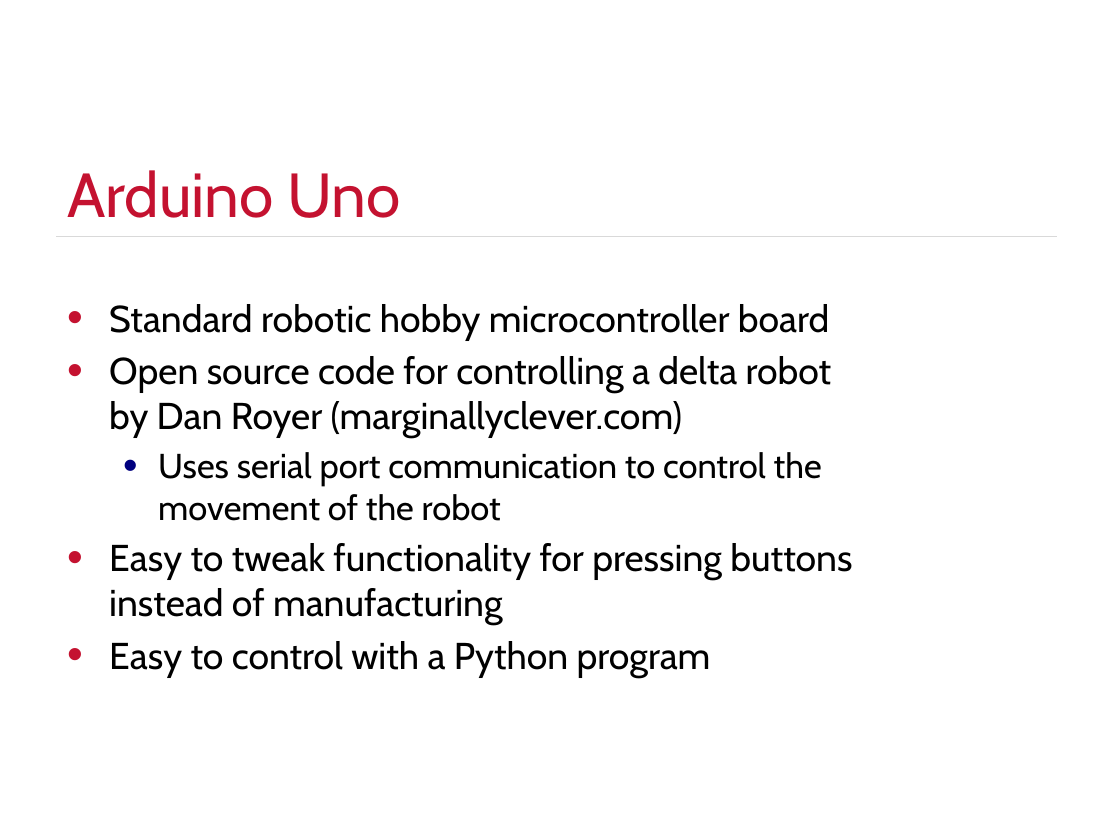
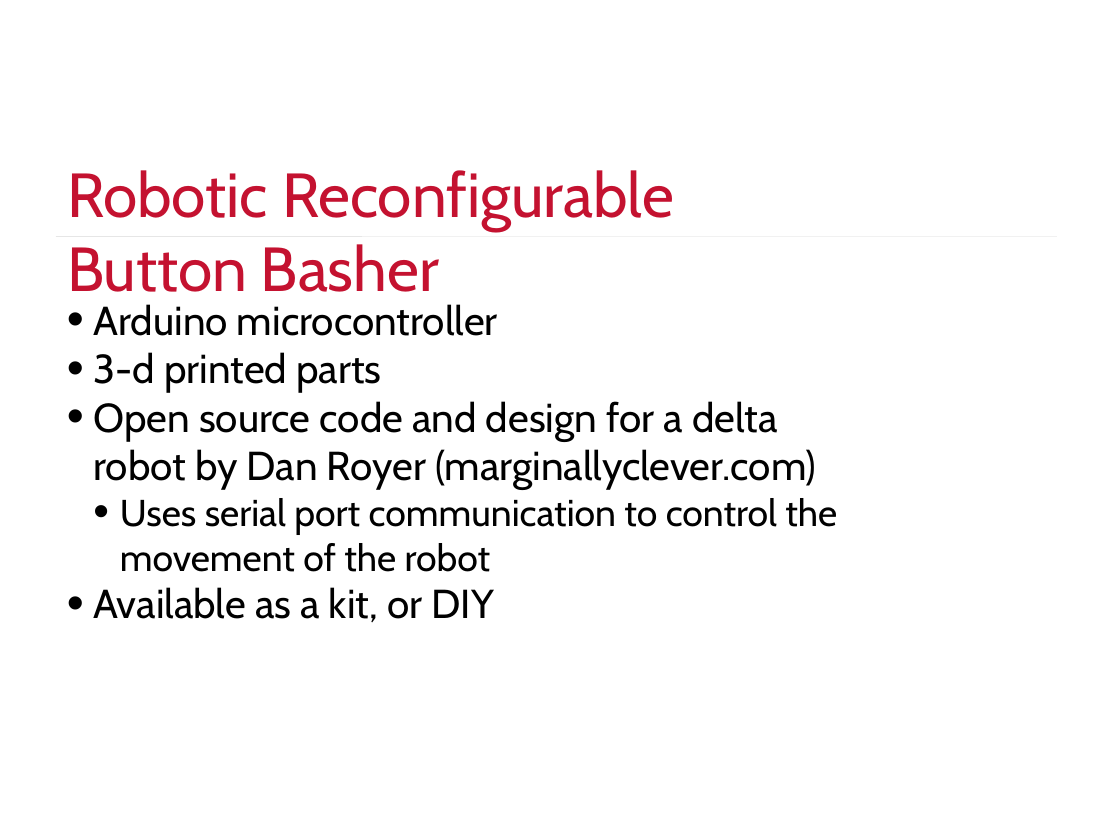
Before and after one commit to justinengler/BruteController, a slide deck: slide 12 of Automated PIN Cracking.pptx (slide 13 before the commit). Drawn at 1120x840 pixels with LibreOffice and Linux fonts; fonts in the diff are those of the drawing; background and template pictures are left out. Boxes give left, top, right and bottom in pixels: in the first picture for what was removed or moved away, otherwise in the second. Text is boxed around its words. In the diff, an @@ line names an element or a change of style, - is before the commit and + after.

Commit message:
Slides mod

```diff
--- a/Automated PIN Cracking.pptx
+++ b/Automated PIN Cracking.pptx
@@ text at box(67, 170, 674, 306): text changed @@
-Arduino Uno
+Robotic Reconfigurable Button Basher
@@ line (56, 236) - (1057, 236): stroke #D9D9D9 0.25 pt to #D9D9D9 0.26 pt @@
@@ text at box(93, 304, 816, 490): text changed; size 24.1 to 26 pt @@
-• Standard robotic hobby microcontroller board
-• Open source code for controlling a delta robot by Dan Royer (marginallyclever.com)
+• Arduino microcontroller
+• 3-d printed parts
+• Open source code and design for a delta robot by Dan Royer (marginallyclever.com)
@@ text at box(120, 498, 837, 572): size 22.2 to 24 pt in "Uses serial port communication to control the ..."; indent changed; less space between paragraphs @@
@@ text at box(93, 587, 494, 622): text changed; size 24.1 to 26 pt @@
-• Easy to tweak functionality for pressing buttons instead of manufacturing
-• Easy to control with a Python program
+• Available as a kit, or DIY
```
Also in this commit, not shown: 17 other slides changed, 5 slides added, 7 slides removed.
